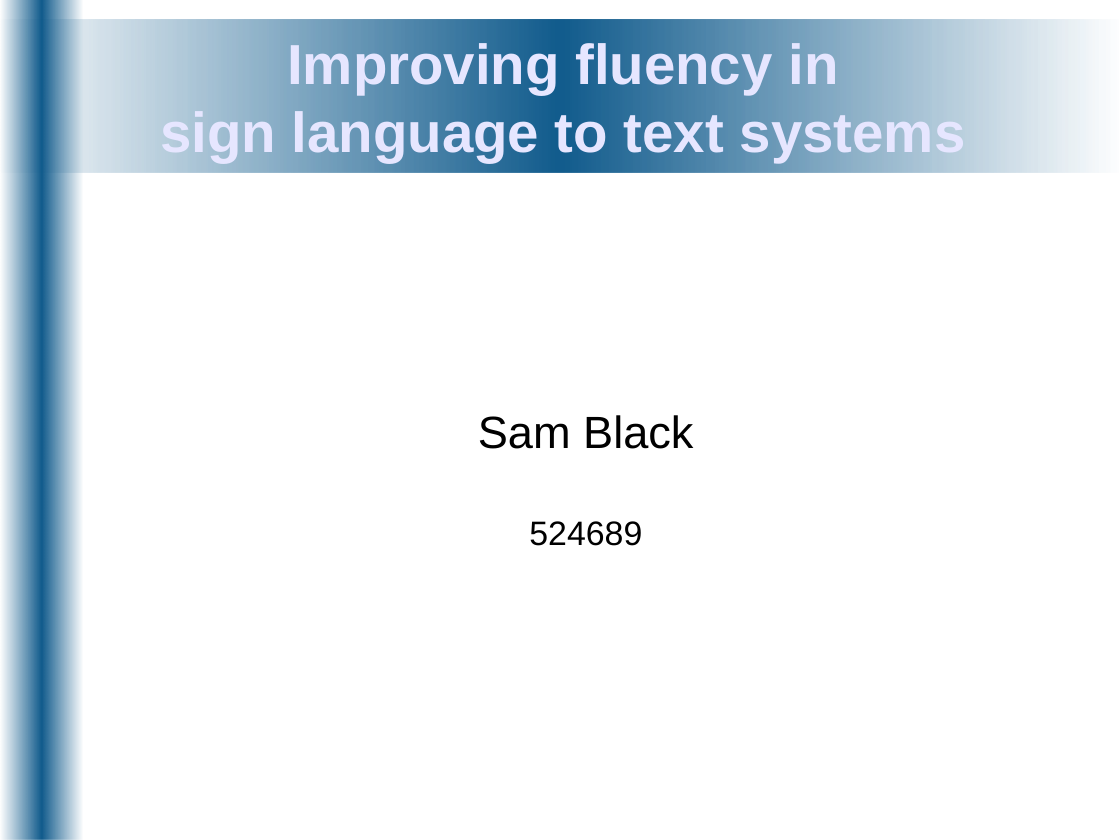
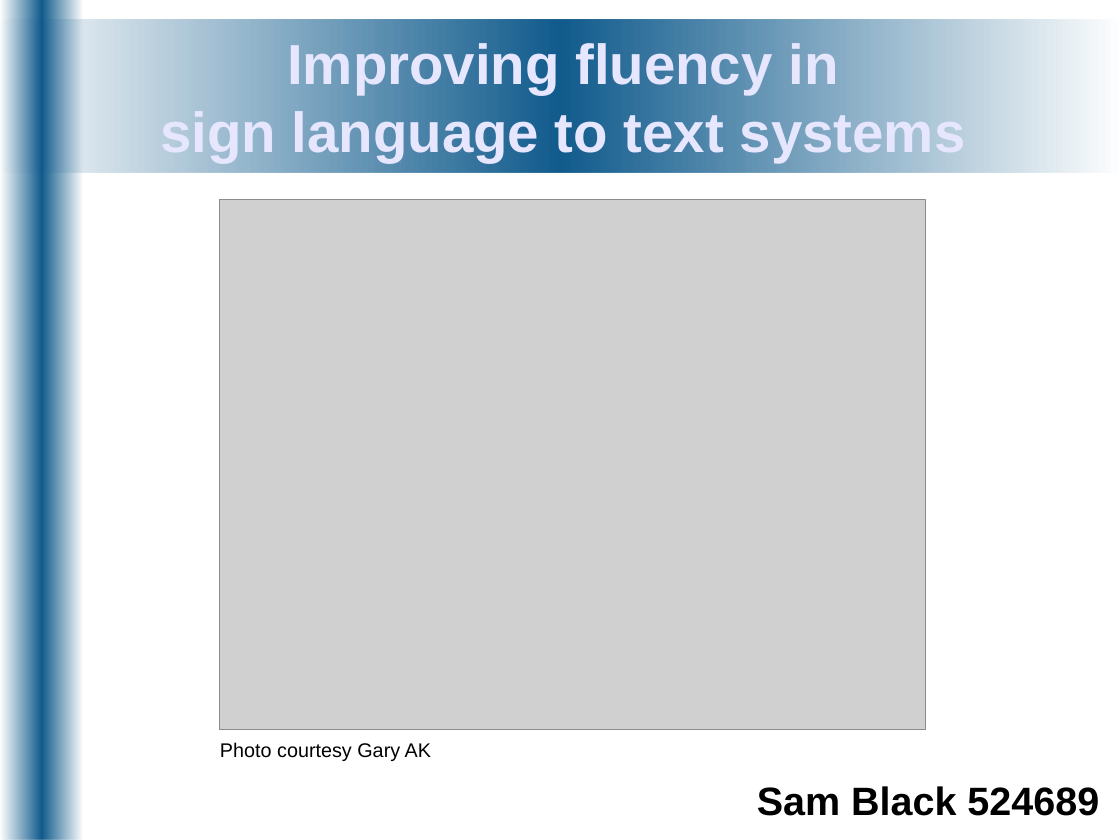
Before and after one commit to DorisGao/personal-uni, a slide deck: slide 1 of ee4p/docs/Presentations/bench_inspect-0812071414.odp. Drawn at 1120x840 pixels with LibreOffice and Linux fonts; fonts in the diff are those of the drawing; grey boxes stand for pictures. Boxes give left, top, right and bottom in pixels: in the first picture for what was removed or moved away, otherwise in the second. Text is boxed around its words. In the diff, an @@ line names an element or a change of style, - is before the commit and + after.

```diff
--- a/ee4p/docs/Presentations/bench_inspect-0812071414.odp
+++ b/ee4p/docs/Presentations/bench_inspect-0812071414.odp
@@ picture added at <box>221,200,926,730</box> @@
@@ text added at <box>220,742,431,761</box>, 14 pt, text #000000 @@
+Photo courtesy Gary AK
@@ text "Sam Black 524689" at <box>757,786,1099,816</box>: vertical alignment middle to top @@
@@ text at <box>757,786,1099,816</box>: text changed; size 32 to 28 pt; bold on @@
-Sam Black
-524689
+Sam Black 524689
```
Also in this commit, not shown: 12 other slides changed, 3 slides added, 1 slide removed, 1 other file.
